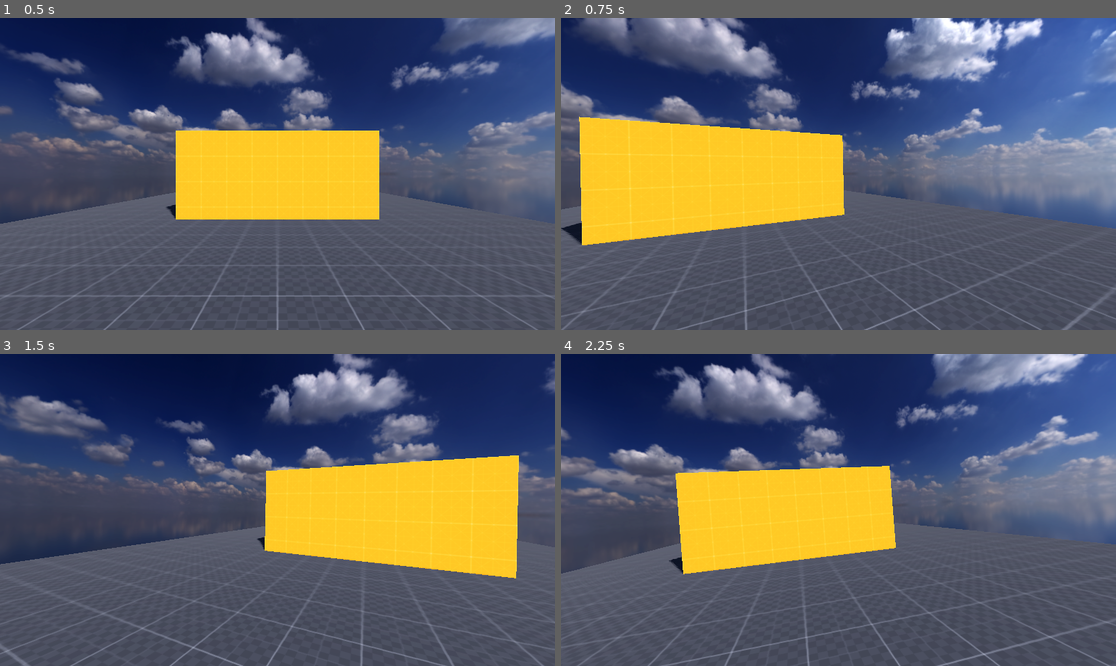
Above: before the commit, frames 1-4 (two rows, left to right).
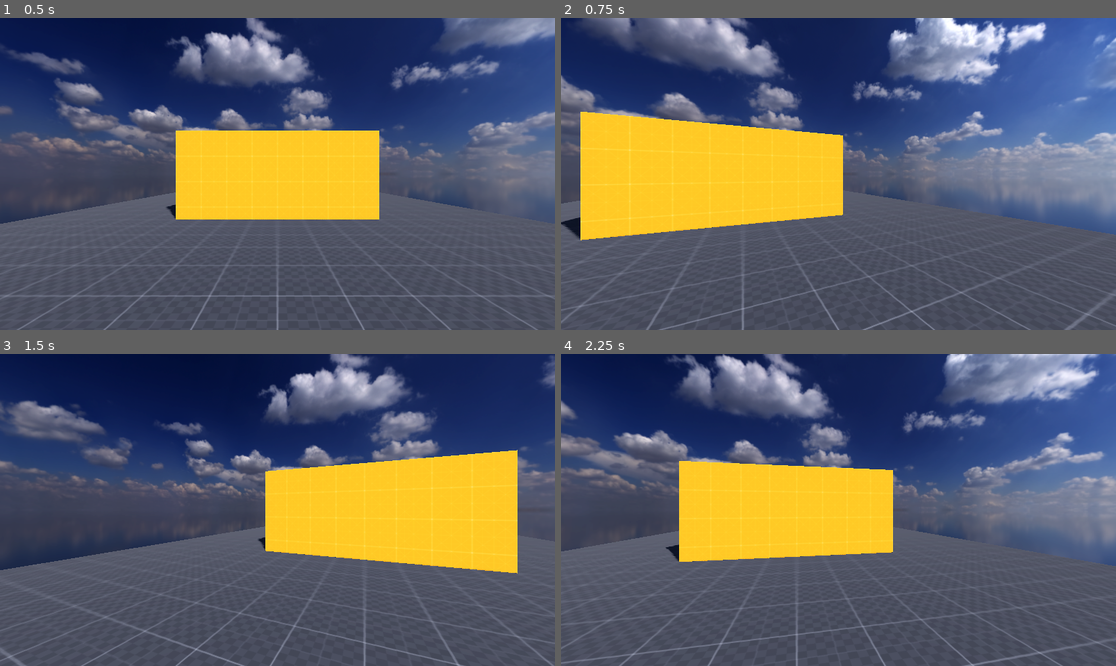
Above: after the commit, the same moments.

Repository: Inquisitor718/MadCow
Game: Godot game, scene res://scenes/main.tscn
Two runs of this game, one before a commit and one after it. Both use one fixed random seed, a clock stepped at 60 frames per second and the inputs below.
Inputs (mouse positions are in pixels of both pictures, inside the frame that each line leads up to):
- Up to frame 1 (0.5 s): no input
- Up to frame 2 (0.75 s): tap Enter (ui_accept) at 0.5 s; move the mouse to (866, 174) at 0.52 s; hold W (forward) from 0.53 s (still down); hold Ctrl (crouch) from 0.53 s (still down)
- Up to frame 3 (1.5 s): keep holding W (forward); tap Enter (ui_accept) at 0.77, 1.25 s; move the mouse to (249, 510) at 1.27 s; release Ctrl (crouch) at 1.28 s; tap E (free_look) at 1.35 s
- Up to frame 4 (2.25 s): keep holding W (forward); tap Enter (ui_accept) at 1.52, 2 s; move the mouse to (849, 503) at 2.02 s; hold Shift (sprint) from 2.03 s (still down)

Frame 1 is identical in both runs. In frame 2, 8.7% of the frame differs, in the area x 0-100%, y 0-100%; in frame 3, 6.8%; in frame 4, 21%.
Error before the commit: Invalid access to property or key 'shape' on a base object of type 'null instance'. (res://scripts/Sarvesh/Movement.gd:63)
Error after the commit: Invalid access to property or key 'position' on a base object of type 'null instance'. (res://scripts/Sarvesh/Movement.gd:40)

Commit message:
Revert "edited Movement.gd"
This reverts commit 4d23e976e84dd7440327aeb1e9dc7686317ce1e1.

Diff:
--- a/madcow-decease/scenes/main.tscn
+++ b/madcow-decease/scenes/main.tscn
@@ -2,7 +2,7 @@
 
 [ext_resource type="Texture2D" uid="uid://brivwk7k870tw" path="res://assets/hdris/kloofendal_48d_partly_cloudy_puresky_2k.hdr" id="1_sugp2"]
 [ext_resource type="PackedScene" uid="uid://ccb1x31rk1xrh" path="res://scenes/level.tscn" id="2_jyhfs"]
-[ext_resource type="Script" uid="uid://bepvssds3fs57" path="res://scripts/Sarvesh/Movement.gd" id="3_sugp2"]
+[ext_resource type="Script" uid="uid://bepvssds3fs57" path="res://scripts/Movement.gd" id="3_sugp2"]
 
 [sub_resource type="PanoramaSkyMaterial" id="PanoramaSkyMaterial_sugp2"]
 panorama = ExtResource("1_sugp2")
--- a/madcow-decease/scripts/Sarvesh/Movement.gd
+++ b/madcow-decease/scripts/Sarvesh/Movement.gd
@@ -1,7 +1,6 @@
 extends CharacterBody3D
 
-@onready var neck: Node3D = $neck
-
+@onready var head: Node3D = $Head
 
 var direction = Vector3.ZERO
 
@@ -38,15 +37,15 @@
 #mouse movement
 func _ready():
 	Input.set_mouse_mode(Input.MOUSE_MODE_CAPTURED)
-	default_pos = neck.position
+	default_pos = head.position
 
 
 
 func _input(event):
 	if event is InputEventMouseMotion:
 		rotate_y(deg_to_rad((event.relative.x) * mouse_sens * -1))
-		neck.rotate_x(deg_to_rad((event.relative.y) * mouse_sens *-1))
-		neck.rotation.x = clamp(neck.rotation.x, deg_to_rad(-89), deg_to_rad(89))
+		head.rotate_x(deg_to_rad((event.relative.y) * mouse_sens *-1))
+		head.rotation.x = clamp(head.rotation.x, deg_to_rad(-89), deg_to_rad(89))
 
 
 
@@ -101,11 +100,11 @@
 		else:
 			bob_timer += delta * wbob_freq
 		#does actual bobbing
-		neck.position.y = default_pos.y + (sin(bob_timer) * bob_amplitude )
-		neck.position.x = default_pos.x + (sin(bob_timer / 2.0) * bob_amplitude)
+		head.position.y = default_pos.y + (sin(bob_timer) * bob_amplitude )
+		head.position.x = default_pos.x + (sin(bob_timer / 2.0) * bob_amplitude)
 	else:#resets default position of the head when not moving
-		neck.position.y = lerp(neck.position.y, default_pos.y, delta * lerp_speed)
-		neck.position.x = lerp(neck.position.x, default_pos.x, delta * lerp_speed)
+		head.position.y = lerp(head.position.y, default_pos.y, delta * lerp_speed)
+		head.position.x = lerp(head.position.x, default_pos.x, delta * lerp_speed)
 
 
 	move_and_slide()
@@ -120,6 +119,6 @@
 		lbob_offset = -imp
 
 	lbob_offset = lerp(lbob_offset, 0.0, delta * lerp_speed)
-	neck.position.y += lbob_offset
+	head.position.y += lbob_offset
 
 	on_floor = is_on_floor()
Not shown, changed: .gitignore
